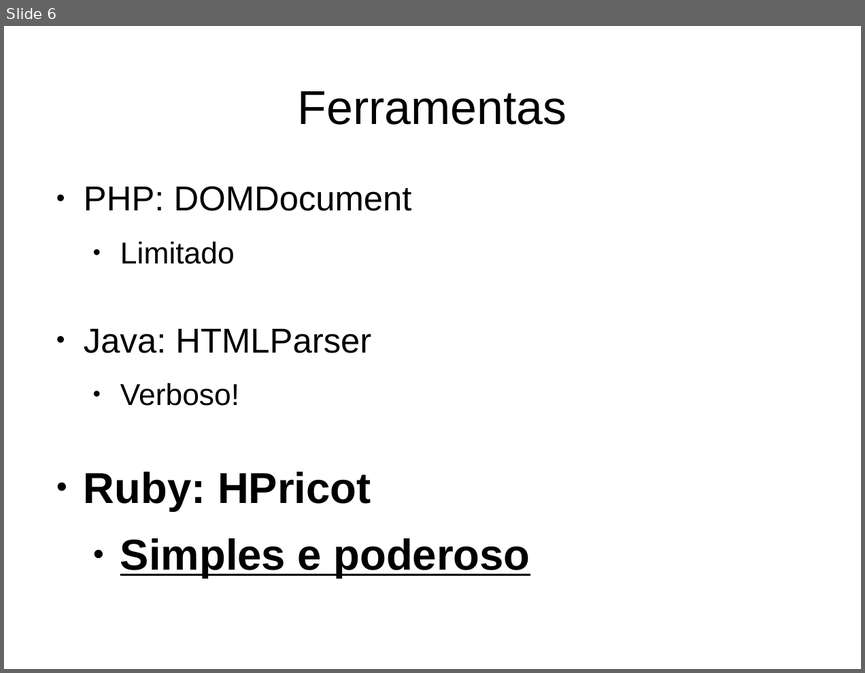
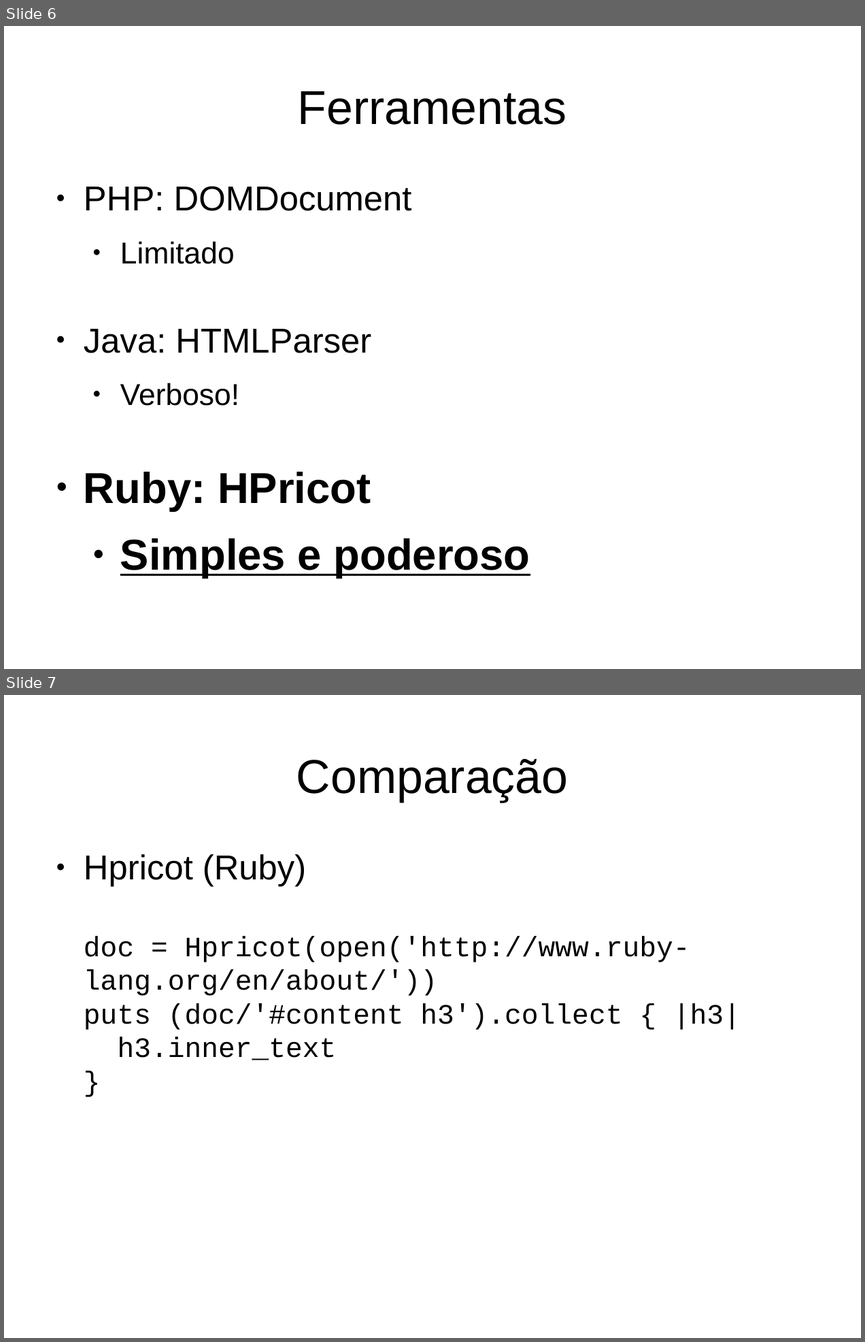
Before and after one commit to jonasfa/hpricot_gurusp, a slide deck: Hpricot guru-sp.odp. Shown one above the other, each under a label of ours: slide 6 before the commit, slides 6 and 7 after it. The pictures are 865x673 and 865x1342 pixels, drawn with LibreOffice and Linux fonts; fonts in the diff are those of the drawing; background and template pictures are left out. Boxes give left, top, right and bottom in pixels: in the first picture for what was removed or moved away, otherwise in the second. Text is boxed around its words. In the diff, an @@ line names an element or a change of style, - is before the commit and + after.

Commit message:
Comparação

```diff
--- a/Hpricot guru-sp.odp
+++ b/Hpricot guru-sp.odp
@@ slide 7 added at (4,695,861,1338), background #FFFFFF @@
@@ title added at (296,759,568,802), 44 pt, text #000000 @@
+Comparação
@@ text added at (84,854,740,1060), 26 pt, text #000000 @@
+● Hpricot (Ruby)
+  doc = Hpricot(open('http://www.ruby-lang.org/en/about/'))
+  puts (doc/'#content h3').collect { |h3|
+  h3.inner_text
+  }
```
Also in this commit, not shown: 1 other slide added, 1 slide removed.
